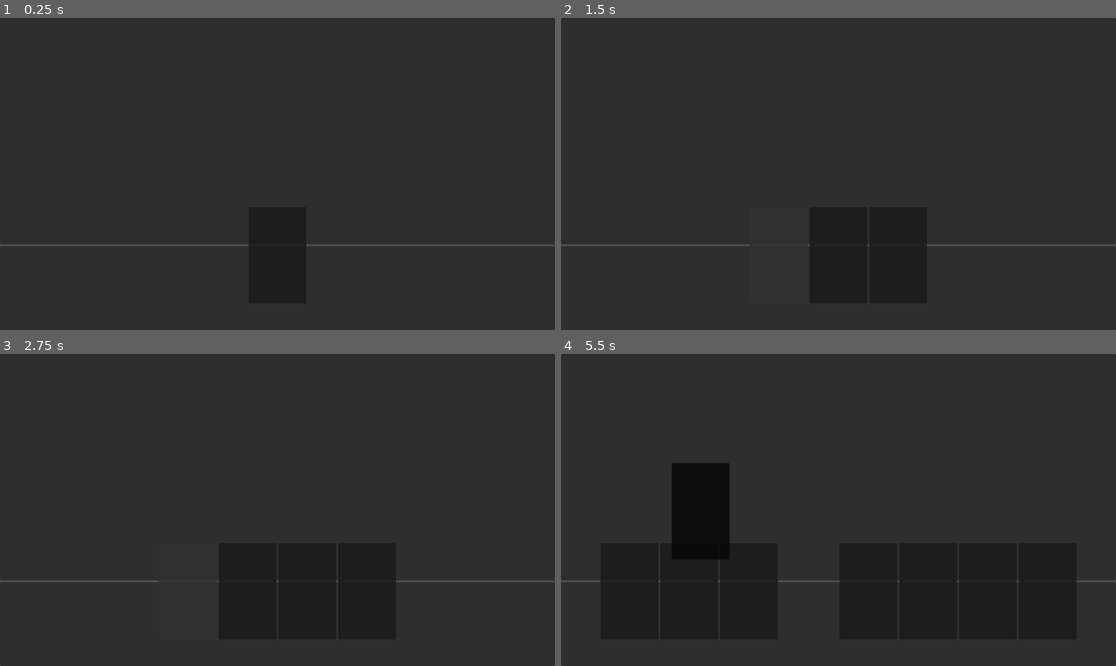
Above: before the commit, frames 1-4 (two rows, left to right).
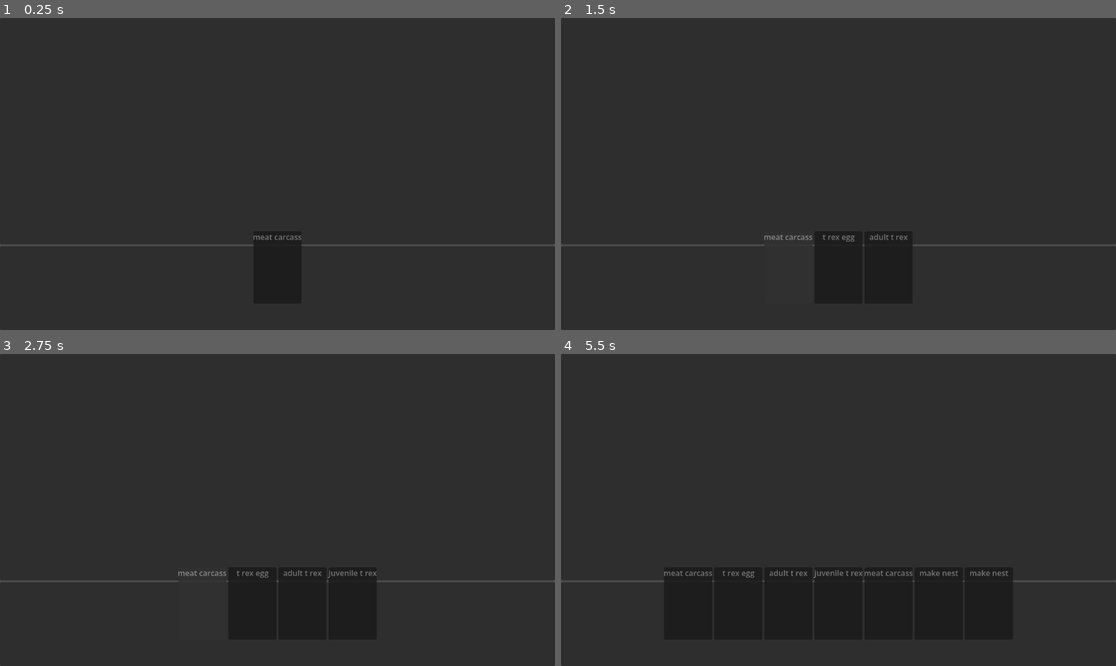
Above: after the commit, the same moments.

Repository: Rakk1/fossil-card-game
Game: Godot game, scene res://level.tscn
Same seed, same stepped clock (60 frames per second), same inputs: the game is played once before the commit and once after it. This scene is started directly instead of the project's main scene.
Inputs (mouse positions are in pixels of both pictures, inside the frame that each line leads up to; where the layout moved, square brackets give the same spot in the first picture):
- Up to frame 1 (0.25 s): no input
- Up to frame 2 (1.5 s): click (838, 267) [838, 255] at 0.5 s; click (810, 255) at 1.27 s
- Up to frame 3 (2.75 s): click (216, 591) at 2.02 s
- Up to frame 4 (5.5 s): tap Enter at 2.75, 5 s; move the mouse to (960, 494) at 2.77 s; click (960, 494) at 2.92 s; tap Space at 3.5 s; drag from (727, 525) to (810, 572) at 3.52 s; move the mouse to (894, 441) at 4.27 s; click (894, 441) at 4.42 s; drag from (810, 572) to (672, 463) at 5.02 s

The runs differ from the first frame. In frame 1, less than 0.1% of the frame differs, in the area x 44-56%, y 69-74%; in frame 2, 0.2%; in frame 3, 0.3%; in frame 4, 3.9%, in the area x 7-93%, y 34-74%.

Commit message:
added cards
added some cards with a template and canbeplayed function, but no functionality for actually playing them yet

Diff:
--- a/fossil-card-game/card.gd
+++ b/fossil-card-game/card.gd
@@ -1,6 +1,24 @@
-extends Panel
+extends Control
 
+@onready var label = $Panel/Label
+
+func _ready():
+	var card = randomcard().new()
+	card.init("t rex")
+	label.text = card.cardName
 
 func _on_button_pressed() -> void:
 	var newcard = duplicate()
 	get_parent().add_child(newcard)
+	print("asdfas")
+
+func randomcard():
+	var dir = DirAccess.open("res://cards/")
+	var random = "card.gd"
+	print(dir.get_files())
+	while random=="card.gd" or not random.ends_with(".gd"):
+		random = dir.get_files()[randi_range(0,dir.get_files().size()-1)]
+		print(random)
+	var script = load(dir.get_current_dir()+"/"+random)
+	print(script)
+	return script
--- /dev/null
+++ b/fossil-card-game/card.tscn
@@ -0,0 +1,39 @@
+[gd_scene format=3 uid="uid://c1urqb15i55dh"]
+
+[ext_resource type="Script" uid="uid://du6n2hqnskgu1" path="res://card.gd" id="1_kikvd"]
+
+[node name="Card" type="Control" unique_id=1716690129]
+custom_minimum_size = Vector2(100, 150)
+layout_mode = 3
+anchors_preset = 15
+anchor_right = 1.0
+anchor_bottom = 1.0
+grow_horizontal = 2
+grow_vertical = 2
+script = ExtResource("1_kikvd")
+
+[node name="Panel" type="Panel" parent="." unique_id=1768505680]
+custom_minimum_size = Vector2(100, 150)
+layout_mode = 0
+offset_right = 40.0
+offset_bottom = 40.0
+
+[node name="Label" type="Label" parent="Panel" unique_id=775667798]
+layout_mode = 1
+anchors_preset = 5
+anchor_left = 0.5
+anchor_right = 0.5
+offset_left = -20.0
+offset_right = 20.0
+offset_bottom = 23.0
+grow_horizontal = 2
+
+[node name="Button" type="Button" parent="Panel" unique_id=289945279]
+layout_mode = 1
+anchors_preset = 15
+anchor_right = 1.0
+anchor_bottom = 1.0
+grow_horizontal = 2
+grow_vertical = 2
+
+[connection signal="pressed" from="Panel/Button" to="." method="_on_button_pressed"]
--- /dev/null
+++ b/fossil-card-game/cards/adult.gd
@@ -0,0 +1,19 @@
+extends "res://cards/card.gd"
+
+func init(species):
+	type = {
+		"herd": {
+			"phase": "adult",
+			"species": species
+		}
+	}
+	cardName = "adult "+species
+
+func canbeplayed(table):
+	var hasjuvenile = false
+	for card in table:
+		if card.key == "herd" and card.phase == "juvenile":
+			hasjuvenile = true
+		if hasjuvenile:
+			return true
+	return false
--- /dev/null
+++ b/fossil-card-game/cards/carcass.gd
@@ -0,0 +1,14 @@
+extends "res://cards/card.gd"
+
+func init(_species):
+	type = {
+		"food": {
+			"type": "meat",
+			"species": "carcass",
+			"amount": 6
+		}
+	}
+	cardName = "meat carcass"
+
+func canbeplayed(_table):
+	return true
--- /dev/null
+++ b/fossil-card-game/cards/card.gd
@@ -0,0 +1,10 @@
+extends Panel
+
+var type #herd|food|action|end
+var cardName
+
+func init(_species):
+	pass
+
+func canbeplayed(table):
+	return true if table else false
--- /dev/null
+++ b/fossil-card-game/cards/egg.gd
@@ -0,0 +1,23 @@
+extends "res://cards/card.gd"
+
+func init(species):
+	type = {
+		"herd": {
+			"phase": "egg",
+			"species": species
+		}
+	}
+	cardName = species+" egg"
+
+func canbeplayed(table):
+	var numadults = 0
+	var hasnest = false
+	for card in table:
+		if card.key == "herd" and card.phase == "adult":
+			numadults +=1
+		if card.key == "action" and card.action == "makenest":
+			hasnest = true
+	if numadults>=2 and hasnest:
+		return true
+	else:
+		return false
--- /dev/null
+++ b/fossil-card-game/cards/juvenile.gd
@@ -0,0 +1,23 @@
+extends "res://cards/card.gd"
+
+func init(species):
+	type = {
+		"herd": {
+			"phase": "juvenile",
+			"species": species
+		}
+	}
+	cardName = "juvenile "+species
+
+func canbeplayed(table):
+	var hasadult = false
+	var hasegg = false
+	for card in table:
+		if card.key == "herd" and card.phase == "adult":
+			hasadult = true
+		if card.key == "herd" and card.phase == "egg":
+			hasegg = true
+	if hasadult and hasegg:
+		return true
+	else:
+		return false
--- /dev/null
+++ b/fossil-card-game/cards/makenest.gd
@@ -0,0 +1,12 @@
+extends "res://cards/card.gd"
+
+func init(_species):
+	type = {
+		"action": {
+			"action": "makenest"
+		}
+	}
+	cardName = "make nest"
+
+func canbeplayed(_table):
+	return true
--- a/fossil-card-game/level.tscn
+++ b/fossil-card-game/level.tscn
@@ -1,7 +1,7 @@
 [gd_scene format=3 uid="uid://cq3f1sy3w23i7"]
 
 [ext_resource type="Script" uid="uid://bwym3xucglx83" path="res://level.gd" id="1_vonw3"]
-[ext_resource type="Script" uid="uid://d10e8b7o6vi8v" path="res://card.gd" id="2_oi3di"]
+[ext_resource type="PackedScene" uid="uid://c1urqb15i55dh" path="res://card.tscn" id="2_vonw3"]
 
 [node name="level" type="Control" unique_id=728537601]
 layout_mode = 3
@@ -46,25 +46,9 @@
 size_flags_horizontal = 6
 size_flags_vertical = 3
 
-[node name="card" type="Panel" parent="MarginContainer/ScrollContainer/HBoxContainer" unique_id=899885799]
-custom_minimum_size = Vector2(120, 200)
-custom_maximum_size = Vector2(-1, 200)
+[node name="Card" parent="MarginContainer/ScrollContainer/HBoxContainer" unique_id=1716690129 instance=ExtResource("2_vonw3")]
 layout_mode = 2
-size_flags_horizontal = 6
-size_flags_vertical = 10
-size_flags_stretch_ratio = 0.37
-script = ExtResource("2_oi3di")
-
-[node name="Button" type="Button" parent="MarginContainer/ScrollContainer/HBoxContainer/card" unique_id=1211537475]
-layout_mode = 1
-anchors_preset = 15
-anchor_right = 1.0
-anchor_bottom = 1.0
-grow_horizontal = 2
-grow_vertical = 2
+size_flags_vertical = 8
 
 [connection signal="child_entered_tree" from="VBoxContainer/Panel2" to="." method="_on_panel_2_child_entered_tree"]
 [connection signal="child_exiting_tree" from="VBoxContainer/Panel2" to="." method="_on_panel_2_child_exiting_tree"]
-[connection signal="button_down" from="MarginContainer/ScrollContainer/HBoxContainer/card/Button" to="." method="_on_button_button_down" flags=18]
-[connection signal="button_up" from="MarginContainer/ScrollContainer/HBoxContainer/card/Button" to="." method="_on_button_button_up"]
-[connection signal="pressed" from="MarginContainer/ScrollContainer/HBoxContainer/card/Button" to="MarginContainer/ScrollContainer/HBoxContainer/card" method="_on_button_pressed"]
--- a/fossil-card-game/saveload.gd
+++ b/fossil-card-game/saveload.gd
@@ -6,6 +6,8 @@
 var savecontents = {
 	"version": 0,
 	"savedDinos": {},
+	"table": [],
+	"hand": [],
 	"settings": {
 		"globalvolume": 1,
 		"musicvolume": 1,
Not shown, changed: fossil-card-game/card.gd.uid
Not shown, added: fossil-card-game/cards/adult.gd.uid
Not shown, added: fossil-card-game/cards/carcass.gd.uid
Not shown, added: fossil-card-game/cards/card.gd.uid
Not shown, added: fossil-card-game/cards/egg.gd.uid
Not shown, added: fossil-card-game/cards/juvenile.gd.uid
Not shown, added: fossil-card-game/cards/makenest.gd.uid
